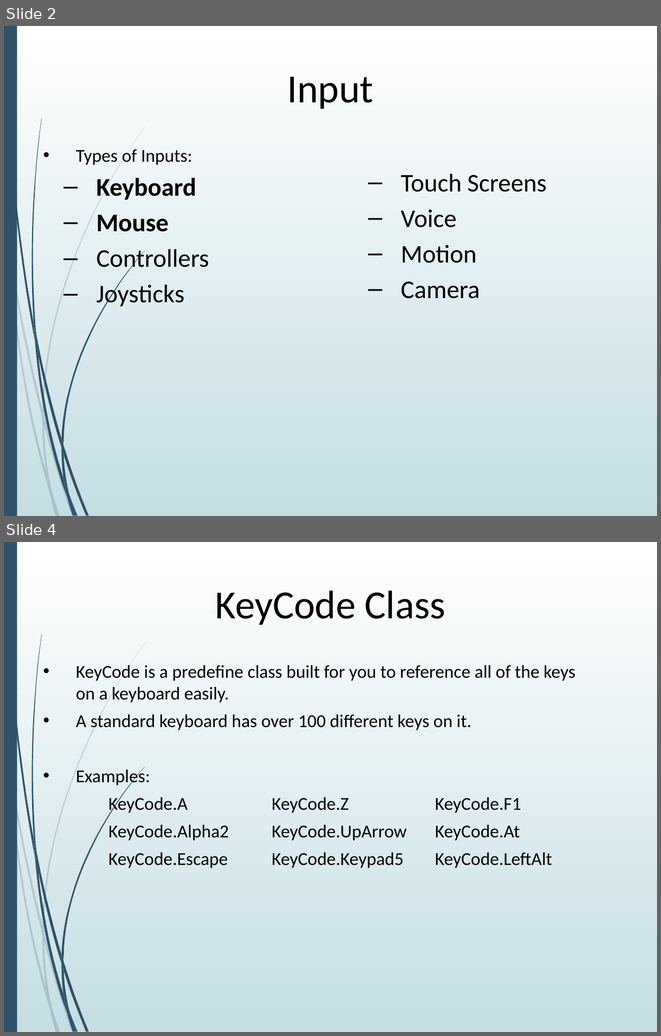
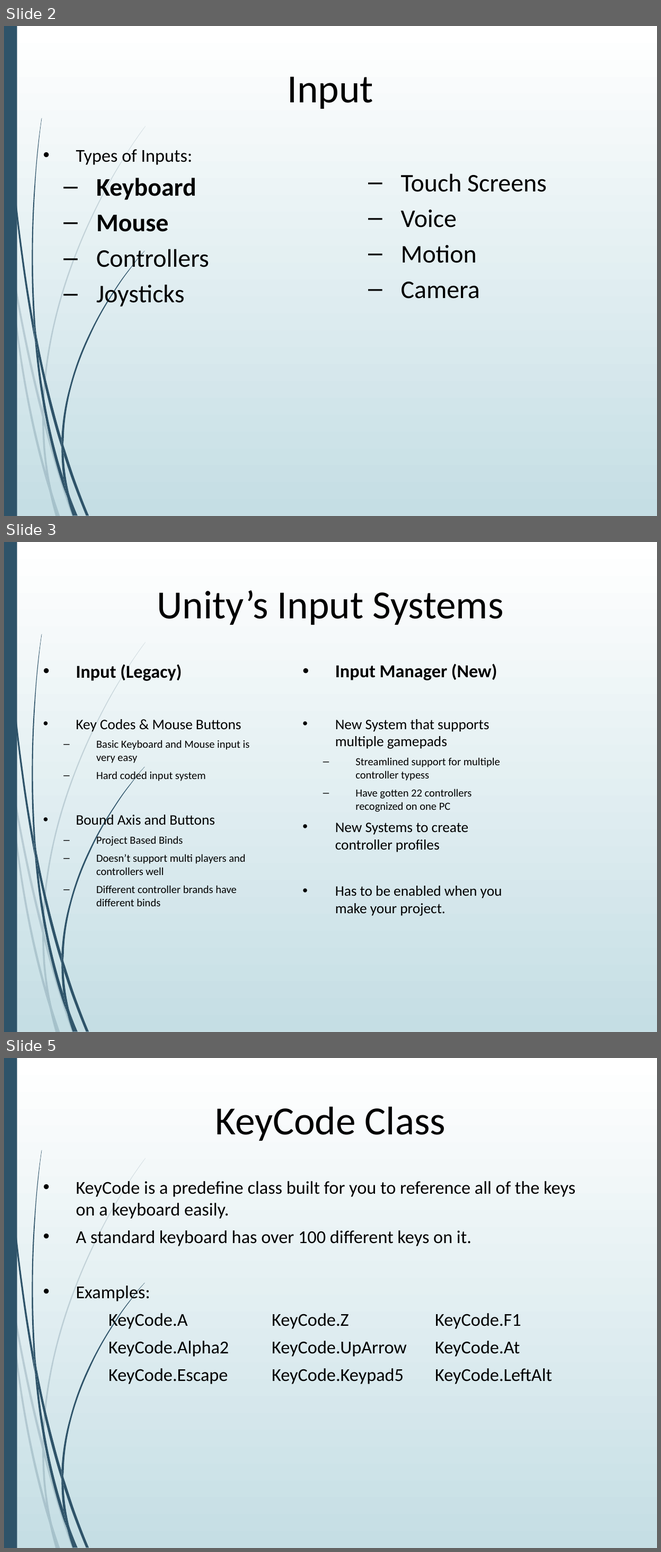
Before and after one commit to AGGP-NHTI/AGGP101c, a slide deck: LABS/LAB03/LAB03_Input.pptx. Shown one above the other, each under a label of ours: slides 2 and 4 before the commit, slides 2, 3 and 5 after it; the slides between them are not shown. The pictures are 661x1036 and 661x1552 pixels, drawn with LibreOffice and Linux fonts; fonts in the diff are those of the drawing. Boxes give left, top, right and bottom in pixels: in the first picture for what was removed or moved away, otherwise in the second. Text is boxed around its words. In the diff, an @@ line names an element or a change of style, - is before the commit and + after.

```diff
--- a/LABS/LAB03/LAB03_Input.pptx
+++ b/LABS/LAB03/LAB03_Input.pptx
@@ slide 3 added at (x1=4, y1=542, x2=657, y2=1032), background gradient #FFFFFF to #C5DEE5; not listed: 23 template elements that a slide beside it also shows @@
@@ title added at (x1=157, y1=590, x2=503, y2=625), 44 pt, text #000000 @@
+Unity’s Input Systems
@@ text added at (x1=76, y1=664, x2=250, y2=906), 12 pt, text #000000 @@
+• Input (Legacy)
+• Key Codes & Mouse Buttons
+  – Basic Keyboard and Mouse input is very easy
+  – Hard coded input system
+• Bound Axis and Buttons
+  – Project Based Binds
+  – Doesn’t support multi players and controllers well
+  – Different controller brands have different binds
@@ text added at (x1=335, y1=663, x2=502, y2=916), 16 pt, text #000000 @@
+• Input Manager (New)
+• New System that supports multiple gamepads
+  – Streamlined support for multiple controller typess
+  – Have gotten 22 controllers recognized on one PC
+• New Systems to create controller profiles
+• Has to be enabled when you make your project.
@@ what was slide 4 is now slide 5 @@
```
Also in this commit, not shown: 2 slides changed, 9 other files.
